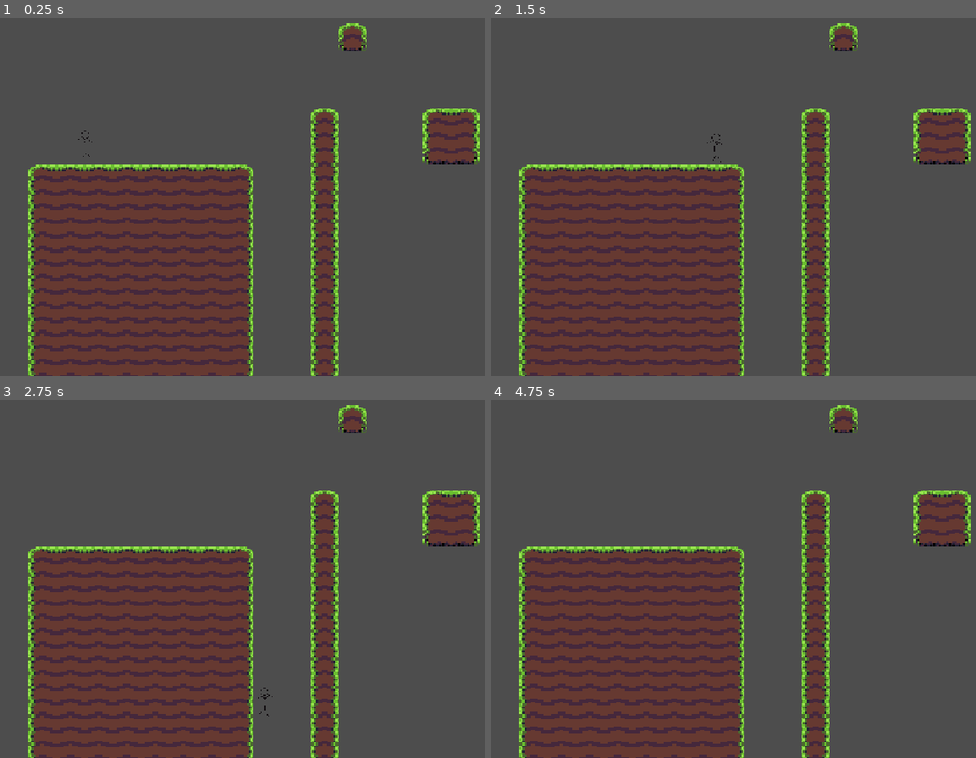
Above: before the commit, frames 1-4 (two rows, left to right).
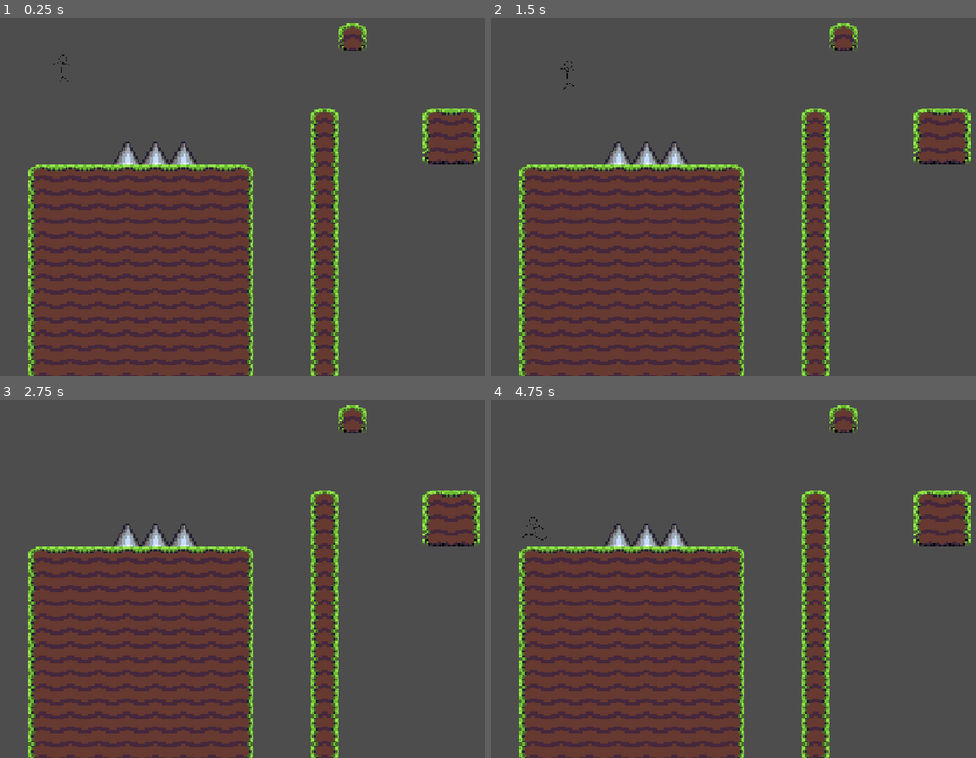
Above: after the commit, the same moments.

Repository: GamaGamerGG/hack-club-platformer-demo
Game: Godot game, scene res://scenes/main_scene.tscn
Two runs of this game, one before a commit and one after it. Both use one fixed random seed, a clock stepped at 60 frames per second and the inputs below.
Inputs:
- Up to frame 1 (0.25 s): no input
- Up to frame 2 (1.5 s): hold Space (jump) 0.53-1.28 s; hold D (right) from 0.53 s (still down); tap Space (jump) at 1.35 s
- Up to frame 3 (2.75 s): tap Space (jump) at 1.52, 1.82 s; release D (right) at 2.03 s; hold A (left) from 2.03 s (still down); hold Space (jump) from 2.03 s (still down)
- Up to frame 4 (4.75 s): release A (left) at 2.78 s; release Space (jump) at 2.78 s; hold D (right) 2.78-4.28 s; tap Space (jump) at 2.85, 3.02, 3.32, 4.35, 4.52 s; tap Enter at 3.5 s; hold Space (jump) 3.53-4.28 s; hold A (left) from 4.28 s (still down)

The runs differ from the first frame. In frame 1, 0.6% of the frame differs, in the area x 10-41%, y 10-41%; in frame 2, 0.6%, in the area x 14-48%, y 12-41%; in frame 3, 0.5%; in frame 4, 0.6%.

Commit message:
Implement spikes

Diff:
--- a/project.godot
+++ b/project.godot
@@ -49,6 +49,12 @@
 ]
 }
 
+[layer_names]
+
+2d_physics/layer_1="Terrain"
+2d_physics/layer_2="Danger"
+2d_physics/layer_3="Player"
+
 [physics]
 
 3d/physics_engine="Jolt Physics"
--- a/scenes/main_scene.tscn
+++ b/scenes/main_scene.tscn
@@ -7,6 +7,7 @@
 [ext_resource type="Texture2D" uid="uid://tms0hh766udt" path="res://assets/StickmanPack/Jump/JumpDown.png" id="4_18nlu"]
 [ext_resource type="Texture2D" uid="uid://qjx7belnnhot" path="res://assets/StickmanPack/Jump/JumpUp.png" id="5_c1pb6"]
 [ext_resource type="Texture2D" uid="uid://dgpgtk5pjuqwv" path="res://assets/StickmanPack/Run/Run.png" id="6_6wevv"]
+[ext_resource type="Texture2D" uid="uid://c3mmf6i7yeiir" path="res://assets/16-bit-spike-Sheet.png" id="8_18nlu"]
 
 [sub_resource type="RectangleShape2D" id="RectangleShape2D_sxuw7"]
 size = Vector2(31, 55.5)
@@ -318,14 +319,30 @@
 16:4/0 = 0
 16:4/0/physics_layer_0/polygon_0/points = PackedVector2Array(-8, -8, 8, -8, 8, 8, -8, 8)
 
+[sub_resource type="TileSetAtlasSource" id="TileSetAtlasSource_c1pb6"]
+texture = ExtResource("8_18nlu")
+0:0/0 = 0
+0:0/0/physics_layer_1/polygon_0/points = PackedVector2Array(0, -5, 8, 8, -8, 8)
+1:0/0 = 0
+1:0/0/physics_layer_1/polygon_0/points = PackedVector2Array(5, 0, -8, 8, -8, -8)
+2:0/0 = 0
+2:0/0/physics_layer_1/polygon_0/points = PackedVector2Array(0, 5, -8, -8, 8, -8)
+3:0/0 = 0
+3:0/0/physics_layer_1/polygon_0/points = PackedVector2Array(-5, 0, 8, -8, 8, 8)
+
 [sub_resource type="TileSet" id="TileSet_sxuw7"]
 physics_layer_0/collision_layer = 1
+physics_layer_0/collision_mask = 0
+physics_layer_1/collision_layer = 2
+physics_layer_1/collision_mask = 4
 sources/0 = SubResource("TileSetAtlasSource_mngbo")
+sources/1 = SubResource("TileSetAtlasSource_c1pb6")
 
 [node name="Node2D" type="Node2D" unique_id=1679894334]
 
 [node name="Player" type="CharacterBody2D" parent="." unique_id=1768087132]
-position = Vector2(147, 218)
+position = Vector2(109, 89)
+collision_layer = 0
 script = ExtResource("1_7ykc4")
 
 [node name="CollisionShape2D" type="CollisionShape2D" parent="Player" unique_id=1760328925]
@@ -337,8 +354,19 @@
 sprite_frames = SubResource("SpriteFrames_sxuw7")
 animation = &"idle"
 
+[node name="Hurtbox" type="Area2D" parent="Player" unique_id=1075993957]
+collision_layer = 4
+collision_mask = 2
+
+[node name="CollisionShape2D" type="CollisionShape2D" parent="Player/Hurtbox" unique_id=260856982]
+position = Vector2(0, 1.25)
+shape = SubResource("RectangleShape2D_sxuw7")
+
 [node name="TileMapLayer" type="TileMapLayer" parent="." unique_id=564486156]
 texture_filter = 1
 scale = Vector2(3, 3)
-tile_map_data = PackedByteArray("AAABAAYAAAAAAAAAAAABAAcAAAA …(1360 unchanged characters)… EAAEAAAALAA8AAAAEAAEAAAAMAAEAAAAEAAQAAAA=")
+tile_map_data = PackedByteArray("AAABAAYAAAAAAAAAAAABAAcAAAA …(1360 unchanged characters)… EAAEAAAALAA8AAAAEAAEAAAAMAAEAAAAEAAQAAAAGAAUAAQAAAAAAAAAFAAUAAQAAAAAAAAAEAAUAAQAAAAAAAAA=")
 tile_set = SubResource("TileSet_sxuw7")
+
+[connection signal="died" from="Player" to="Player" method="_on_died"]
+[connection signal="body_entered" from="Player/Hurtbox" to="Player" method="_on_hurtbox_body_entered"]
--- a/scripts/player.gd
+++ b/scripts/player.gd
@@ -1,6 +1,10 @@
 extends CharacterBody2D
 
-@onready var anim_sprite = $AnimatedSprite2D
+signal died
+
+@onready var anim_sprite := $AnimatedSprite2D
+@onready var hurtbox := $Hurtbox
+@onready var spawn_pos := global_position
 
 const SPEED := 250.0
 const GRAVITY := 1.25
@@ -10,18 +14,21 @@
 
 var jumpTimer := 0.0
 var jumping := false
+var jumped := false
+
+func _physics_process(delta: float) -> void:
+
+	if not is_on_floor():
+		velocity += get_gravity() * delta * GRAVITY
+	else:
+		jumped = false
 
 
-
-func _physics_process(delta: float) -> void:
-	if not is_on_floor():
-		velocity += get_gravity() * delta * GRAVITY
-
-
-	jumping = Input.is_action_pressed("jump") and jumpTimer < MAX_JUMP_TIME
+	jumping = Input.is_action_pressed("jump") and jumpTimer < MAX_JUMP_TIME and jumped
 
 	if Input.is_action_just_pressed("jump") and is_on_floor():
 		velocity.y = JUMP_VELOCITY
+		jumped = true
 
 	if jumping:
 		velocity.y += JUMP_EXT_VELOCITY * sqrt(jumpTimer / MAX_JUMP_TIME)
@@ -53,3 +60,13 @@
 		anim_sprite.play("idle")
 
 	move_and_slide()
+
+	if global_position.y >= 650:
+		died.emit()
+
+
+func _on_died() -> void:
+	global_position = spawn_pos
+
+func _on_hurtbox_body_entered(_body: Node2D) -> void:
+	died.emit()
Binary file added: assets/16-bit-spike-Sheet.png
Not shown, added: assets/16-bit-spike-Sheet.png.import
Not shown, changed: .gitignore
